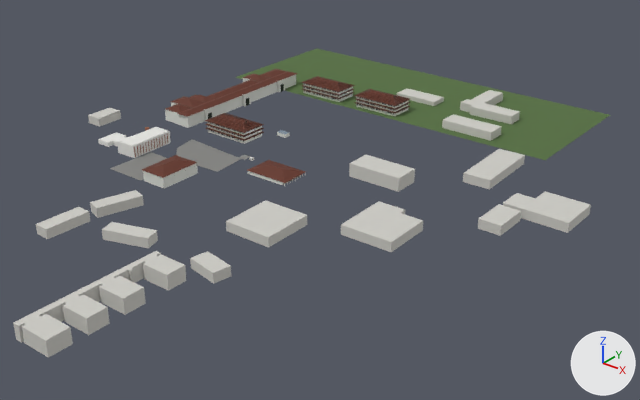
What one commit did to the glTF model modelo/contexto.glb.
Both versions are drawn from a camera (50 mm lens) standing at (462.0, -537.0, 297.0) and looking at (53.0, -26.0, -21.0). The axes (+X, +Y, +Z) are drawn at lower right. The lights are the same throughout. The picture after the commit comes second. Where no turn or scale is listed for an object, it has been applied to the vertices. Vertices at exactly the same position are counted once.

In view in the first picture: 'cuartel 102 · UNICEF Regional Office (OSM 183921947)', 'cuartel 103 · UNOPS and UNEP Regional Offices (OSM 242667845)', 'cuartel 105 (OSM 300885890)', 'vecinos cercanos (proyectan sombra)', 'vecinos lejanos'.
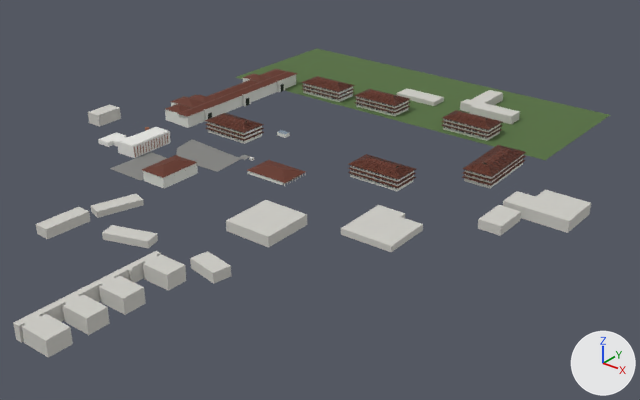
Commit message: feat(contexto): 100, 101 y 107 como cuarteles del 106 y alturas de Open Buildings para los vecinos sin niveles en OSM

Where the newer file only moved an object's origin or applied its transform, the numbers keep the older frame.

Pixel boxes (x1, y1, x2, y2) of what changed, in the pictures (640 x 400 px; the box of a moved part takes in the faces that stretch with it):
'cuartel 100 (OSM 678917549)', added
    after: (462, 145, 526, 188)
'cuartel 107 · Balboa Academy (OSM 387400206)', added
    after: (348, 154, 416, 191)
'cuartel 101 (OSM 386353666)', added
    after: (441, 110, 503, 141)
part 1 of me_vecinos_cercanos, deleted
    before: (349, 155, 415, 192)
part 2 of me_vecinos_lejanos, deleted
    before: (442, 114, 502, 141)
part 3 of me_vecinos_lejanos, deleted
    before: (463, 149, 525, 189)
part 4 of me_vecinos_lejanos, moved or reshaped
    before: (503, 191, 591, 233)
    after: (503, 190, 591, 233)
part 5 of me_vecinos_lejanos, moved or reshaped
    before: (88, 108, 121, 127)
    after: (88, 104, 121, 127)
part 6 of me_vecinos_lejanos, moved or reshaped
    before: (90, 190, 158, 248)
    after: (91, 194, 158, 248)
part 7 of me_vecinos_lejanos, moved or reshaped
    before: (341, 201, 423, 252)
    after: (341, 205, 423, 252)

The change, as a diff of the scene's bpy script:
```diff
--- a/modelo/contexto.glb.py
+++ b/modelo/contexto.glb.py
@@ me_vecinos_cercanos @@
-me_vecinos_cercanos.from_pydata(...)  # 209 vertices, 268 faces; spans x -76.0..76.0, y -43.0..43.0, z -6.0..6.0
+me_vecinos_cercanos.from_pydata(...)  # 201 vertices, 258 faces; spans x -76.0..1.0, y -43.0..43.0, z -6.0..1.0
+# me_vecinos_cercanos part 1: the loose piece of 8 vertices spanning x 28.0..76.0, y 6.0..29.0, z -6.0..6.0 is deleted
 me_vecinos_cercanos.materials.append(mat_warm_lime_painted_plaster)
@@ me_vecinos_cercanos @@
 me_vecinos_cercanos.materials.append(mat_dark_stained_roof_timber)
-me_vecinos_cercanos.materials.append(mat_v016_massing_model__estimated_height)  # light grey #cecdc7
 me_vecinos_cercanos.materials.append(mat_blue_gray_metal_roof_sheet)
@@ me_vecinos_lejanos @@
 # verts and faces of me_vecinos_lejanos; kept vertices keep their numbers, new ones are numbered from 3588
-me_vecinos_lejanos.from_pydata(...)  # 3588 vertices, 4078 faces; spans x -221.0..221.0, y -287.0..287.0, z -8.0..8.0
+me_vecinos_lejanos.from_pydata(...)  # 3572 vertices, 4058 faces; spans x -221.0..221.0, y -287.0..287.0, z -8.0..8.0
+# me_vecinos_lejanos part 2: the loose piece of 8 vertices spanning x 43.0..93.0, y 156.0..175.0, z -8.0..0.0 is deleted
+# me_vecinos_lejanos part 3: the loose piece of 8 vertices spanning x 116.0..142.0, y 65.0..128.0, z -8.0..0.0 is deleted
+# me_vecinos_lejanos part 4
+for i in [3062, 3063, 3065, 3067, 3069, 3071]: verts[i] += (0.0, 0.0, 2.0)
+# me_vecinos_lejanos part 5
+for i in [3074, 3075, 3077, 3079]: verts[i] += (0.0, 0.0, 3.0)
+# me_vecinos_lejanos part 6
+for i in [3098, 3099, 3101, 3103]: verts[i] += (0.0, 0.0, -2.0)
+for i in [3234, 3235, 3237, 3239]: verts[i] += (0.0, 0.0, -3.0)
+# me_vecinos_lejanos part 7
+for i in [3130, 3131, 3133, 3135, 3137, 3139]: verts[i] += (0.0, 0.0, -3.0)
 me_vecinos_lejanos.materials.append(mat_warm_lime_painted_plaster)
@@ ob_cuartel_100__osm_678917549 @@
+ob_cuartel_100__osm_678917549 = bpy.data.objects.new('cuartel 100 (OSM 678917549)', me_tipologia_106_reducida)
+ob_cuartel_100__osm_678917549.parent = ob_contexto
+ob_cuartel_100__osm_678917549.location = (159.0, 69.7, 7.826)
+ob_cuartel_100__osm_678917549.rotation_euler = (0.0, 0.0, -1.537)  # degrees (0, 0, -88)
+ob_cuartel_100__osm_678917549.scale = (31.5, 24.4, 24.4)
@@ ob_cuartel_107___balboa_academy__osm_387400206 @@
+ob_cuartel_107___balboa_academy__osm_387400206 = bpy.data.objects.new('cuartel 107 · Balboa Academy (OSM 387400206)', me_tipologia_106_reducida)
+ob_cuartel_107___balboa_academy__osm_387400206.parent = ob_contexto
+ob_cuartel_107___balboa_academy__osm_387400206.location = (94.64, 1.872, 7.826)
+ob_cuartel_107___balboa_academy__osm_387400206.rotation_euler = (0.0, 0.0, 0.014)  # degrees (0, 0, 0.8)
+ob_cuartel_107___balboa_academy__osm_387400206.scale = (24.4, 24.4, 24.4)
@@ ob_cuartel_101__osm_386353666 @@
+ob_cuartel_101__osm_386353666 = bpy.data.objects.new('cuartel 101 (OSM 386353666)', me_tipologia_106_reducida)
+ob_cuartel_101__osm_386353666.parent = ob_contexto
+ob_cuartel_101__osm_386353666.location = (97.71, 139.2, 7.826)
+ob_cuartel_101__osm_386353666.scale = (24.4, 24.4, 24.4)
```
